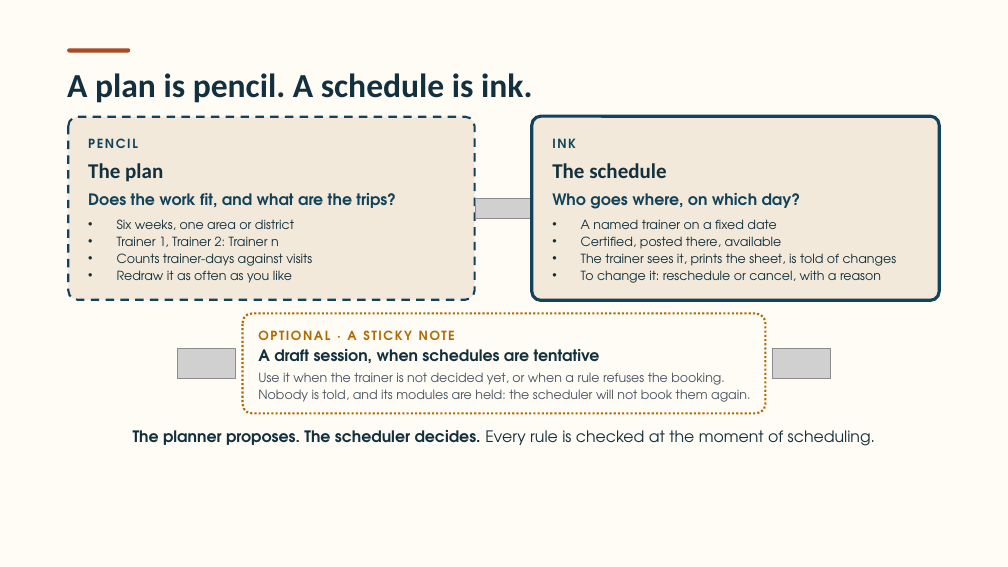
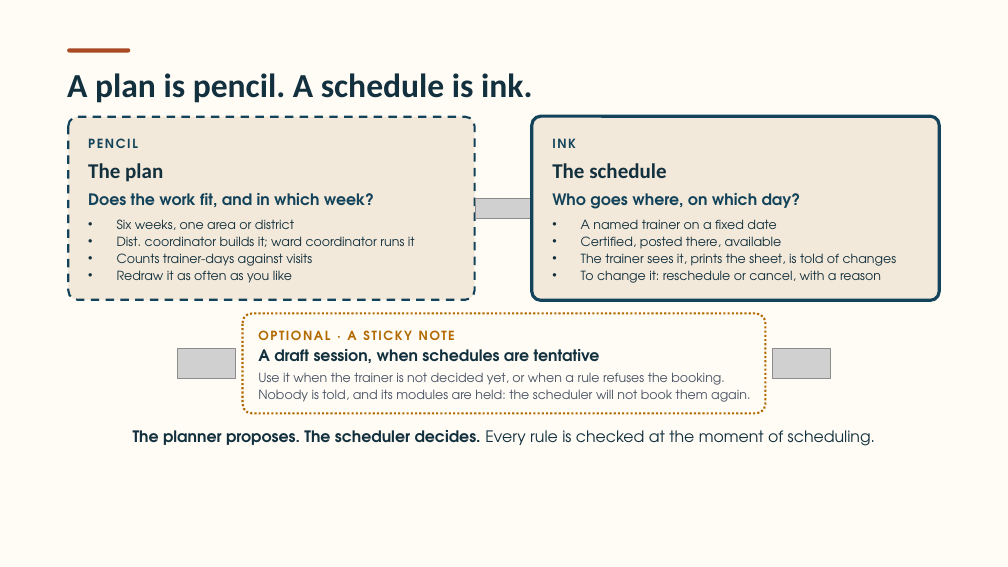
Before and after one commit to andvraman/cmg-cap, a slide deck: slide 3 of CMG-Training-system-introduction.pptx. Drawn at 1008x567 pixels with LibreOffice and Linux fonts; fonts in the diff are those of the drawing; grey boxes stand for pictures. Boxes give left, top, right and bottom in pixels: in the first picture for what was removed or moved away, otherwise in the second. Text is boxed around its words. In the diff, an @@ line names an element or a change of style, - is before the commit and + after.

```diff
--- a/CMG-Training-system-introduction.pptx
+++ b/CMG-Training-system-introduction.pptx
@@ text at box(88, 193, 374, 207): text changed @@
-Does the work fit, and what are the trips?
+Does the work fit, and in which week?
@@ text at box(117, 236, 415, 247): text changed @@
-• Trainer 1, Trainer 2: Trainer n
+• Dist. coordinator builds it; ward coordinator runs it
```
Also in this commit, not shown: 3 other slides changed, 2 other files.
